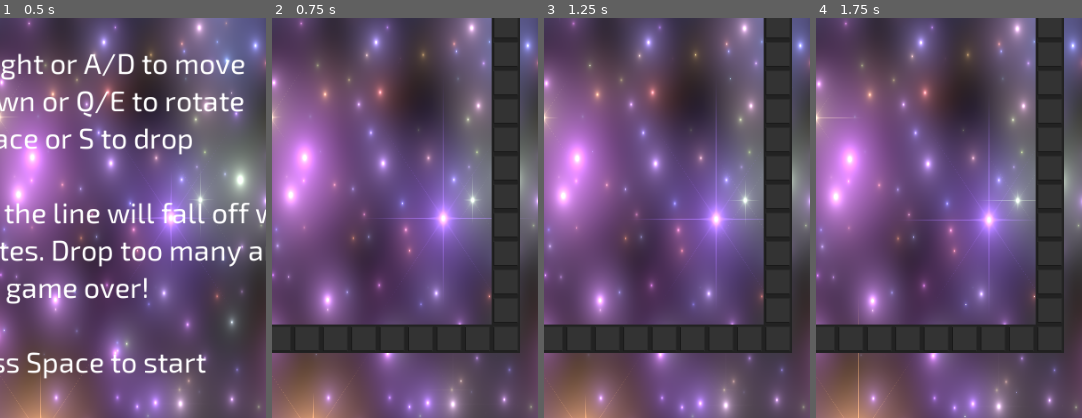
Above: before the commit, frames 1-4 (left to right).
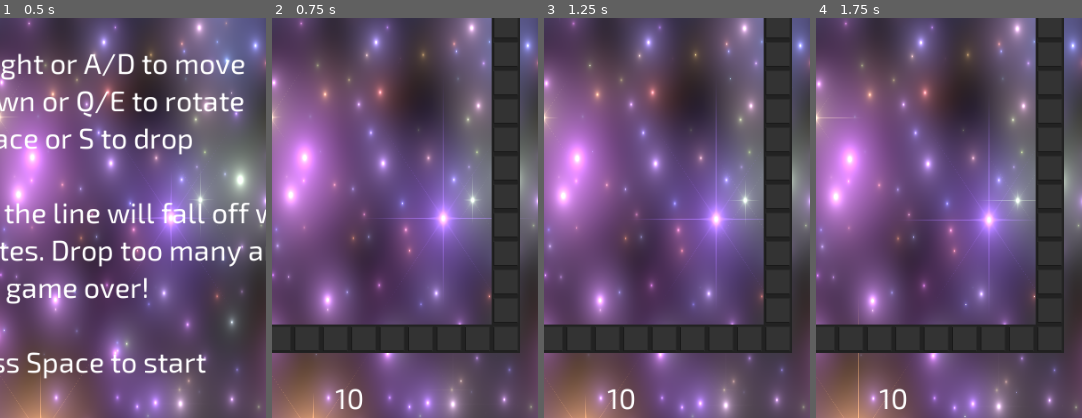
Above: after the commit, the same moments.

Repository: danielcannell/rotatris
Game: Godot game, scene res://Main.tscn
Same seed, same stepped clock (60 frames per second), same inputs: the game is played once before the commit and once after it.
Inputs:
- Up to frame 1 (0.5 s): no input
- Up to frame 2 (0.75 s): hold Right (move_right) from 0.53 s (still down); tap Space (drop) at 0.6 s
- Up to frame 3 (1.25 s): keep holding Right (move_right)
- Up to frame 4 (1.75 s): release Right (move_right) at 1.28 s; hold Left (move_left) from 1.28 s (still down); tap Down (rotate_ccw) at 1.35 s
The pictures show only the part of the screen within x 35-85%, y 46-96%; the shares and areas given below are measured in that part.

Frame 1 is identical in both runs. In frame 2, 0.2% of the frame differs, in the area x 24-35%, y 92-98%; in frame 3, 0.2%; in frame 4, 0.2%.
Error after the commit: Invalid set index 'gravity_counter' (on base: 'Node2D (Playfield.gd)') with value of type 'int'. (res://Playfield.gd:65)

Commit message:
Countdown timer

Diff:
--- a/Globals.gd
+++ b/Globals.gd
@@ -34,7 +34,7 @@
 
 
 const TIME_TO_MOVE_1_SQUARE := 0.25
-const MOVES_PER_GRAVITY_CHANGE := int(10 / TIME_TO_MOVE_1_SQUARE)
+const ROTATE_INTERVAL := 10.0
 const GRID_HALF_WIDTH := 5
 const GRID_WIDTH := GRID_HALF_WIDTH * 2
 const CAMERA_ROTATION_RATE := 5
--- a/Main.gd
+++ b/Main.gd
@@ -17,6 +17,9 @@
 
     _dontcare = $Playfield.connect("cost_changed", self, "on_cost_changed")
     on_cost_changed($Playfield.cost)
+
+    _dontcare = $Playfield.connect("countdown_changed", self, "on_countdown_changed")
+    on_countdown_changed(Globals.ROTATE_INTERVAL)
 
     _dontcare = $Playfield.connect("game_over", self, "on_game_over")
     $Playfield.pause()
@@ -51,6 +54,13 @@
         on_game_over()
 
 
+func on_countdown_changed(value: int):
+    if value >= 0:
+        $UI/CountdownLabel.text = str(value)
+    else:
+        $UI/CountdownLabel.text = "OVERTIME"
+
+
 var shader_time = 0
 var shader_step_multi_base = 0.001
 var shader_step_multi = 0.0
--- a/Main.tscn
+++ b/Main.tscn
@@ -74,6 +74,16 @@
 custom_fonts/font = ExtResource( 3 )
 text = "Dropped Blocks: 0"
 
+[node name="CountdownLabel" type="Label" parent="UI"]
+margin_left = 200.0
+margin_top = 823.0
+margin_right = 400.0
+margin_bottom = 862.0
+grow_horizontal = 2
+custom_fonts/font = ExtResource( 3 )
+text = "10"
+align = 1
+
 [node name="Playfield" type="Node2D" parent="."]
 position = Vector2( 300, 600 )
 script = ExtResource( 2 )
--- a/Playfield.gd
+++ b/Playfield.gd
@@ -4,6 +4,7 @@
 signal score_changed
 signal cost_changed
 signal game_over
+signal countdown_changed
 
 
 # Is the game in progress?
@@ -25,7 +26,7 @@
 var time := 0.0
 
 # Number of moves since the last gravity change
-var gravity_counter := 0
+var rotate_countdown := Globals.ROTATE_INTERVAL
 
 # Current gravity vector
 var gravity: Array = [0, 1]
@@ -77,6 +78,13 @@
 
     self.time += delta
 
+    var old_countdown := int(ceil(self.rotate_countdown))
+    self.rotate_countdown -= delta
+    var new_countdown := int(ceil(self.rotate_countdown))
+
+    if old_countdown != new_countdown:
+        self.emit_signal("countdown_changed", new_countdown)
+
     update_camera(delta)
 
     var grid := {}
@@ -87,12 +95,11 @@
         var any_moves := update_block_positions(grid)
         var any_clears := clear_full_lines(grid)
         rotation_blocked = any_moves or any_clears
-        self.gravity_counter += 1
-
-    if self.gravity_counter >= Globals.MOVES_PER_GRAVITY_CHANGE:
+
+    if self.rotate_countdown <= 0:
         # Only rotate if no controlled block and no moves or clears just happened
         if self.controlled_block == null and not rotation_blocked:
-            self.gravity_counter = 0
+            self.rotate_countdown = Globals.ROTATE_INTERVAL
             self.rotate_gravity(grid)
     else:
         # Spawn new block immediately
